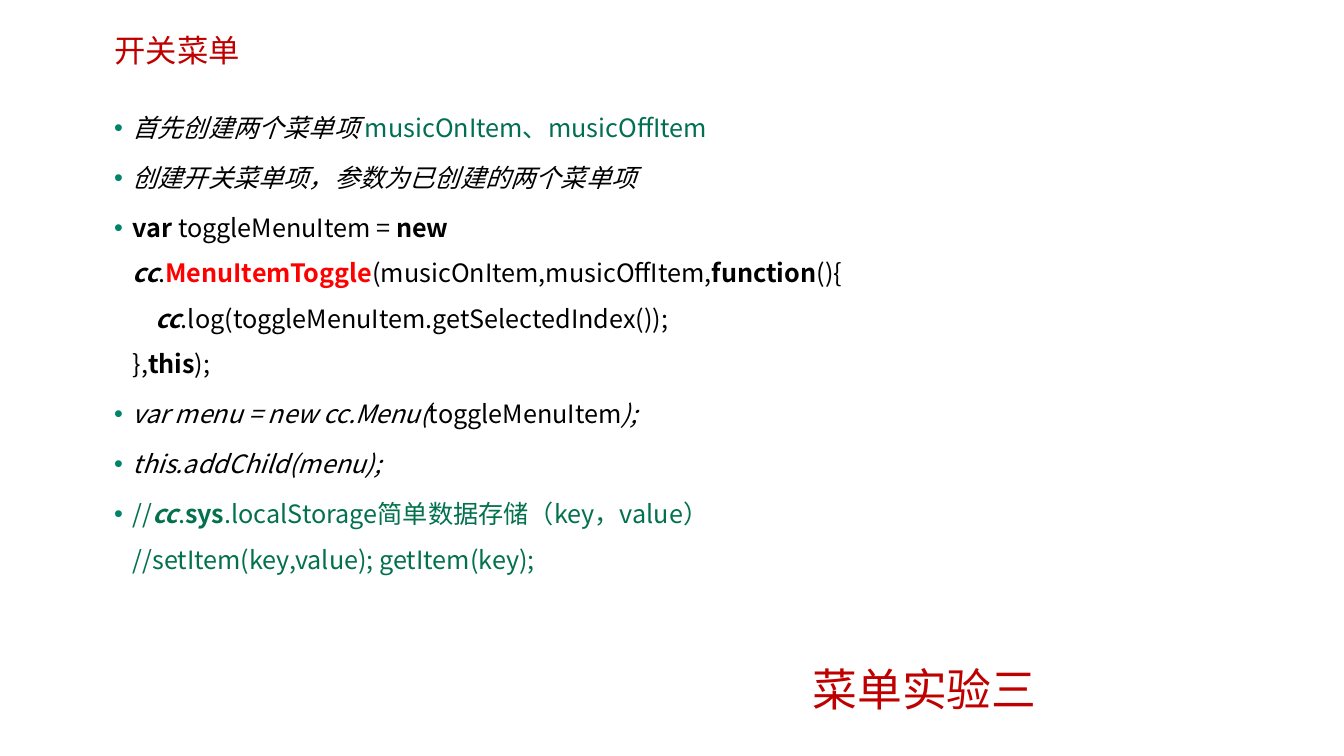
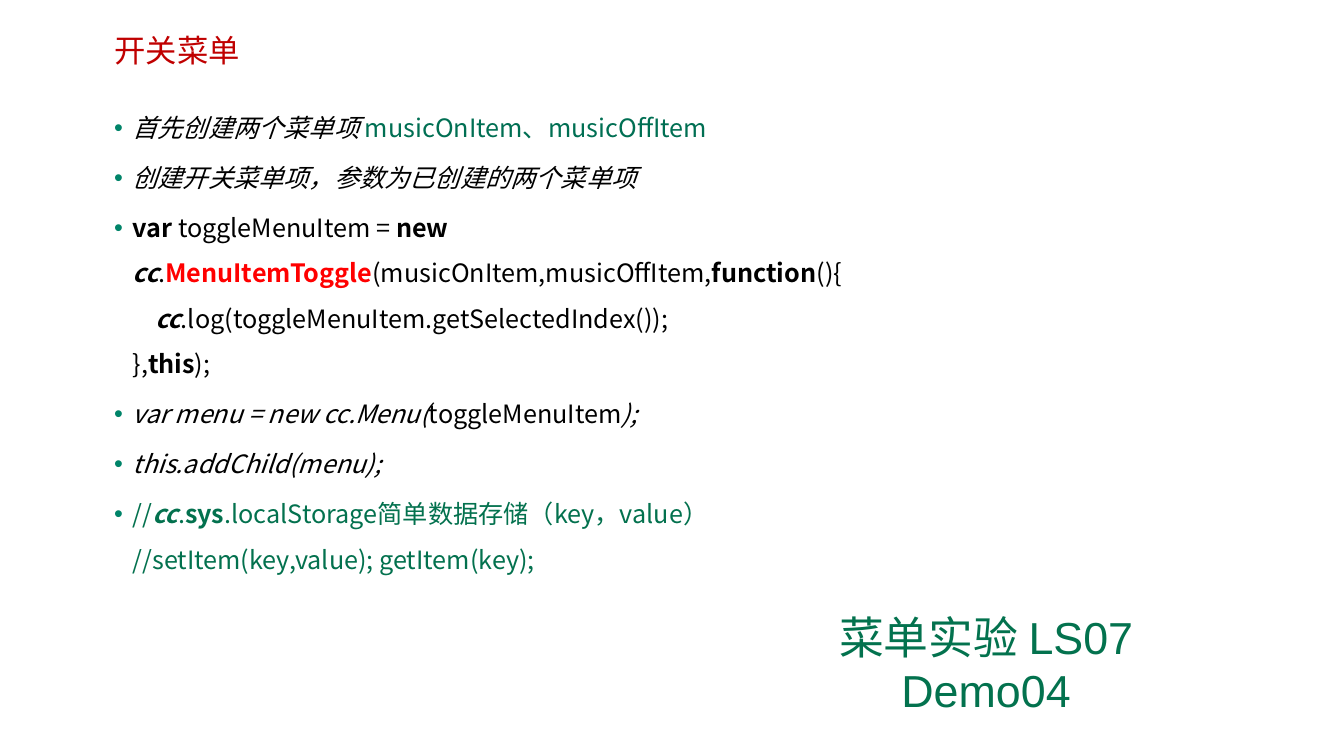
Before and after one commit to edu2act/course-H5-Animation-and-Game-Development, a slide deck: slide 19 of 课程PPT/（07）标签与菜单.ppt. Drawn at 1344x756 pixels with LibreOffice and Linux fonts; fonts in the diff are those of the drawing; background and template pictures are left out. Boxes give left, top, right and bottom in pixels: in the first picture for what was removed or moved away, otherwise in the second. Text is boxed around its words. In the diff, an @@ line names an element or a change of style, - is before the commit and + after.

```diff
--- a/课程PPT/（07）标签与菜单.ppt
+++ b/课程PPT/（07）标签与菜单.ppt
@@ text at box(839, 616, 1134, 708): text changed; text colour #BF0000 to #03724E @@
-菜单实验三
+菜单实验 LS07 Demo04
```
Also in this commit, not shown: 5 other slides changed, 26 other files.
